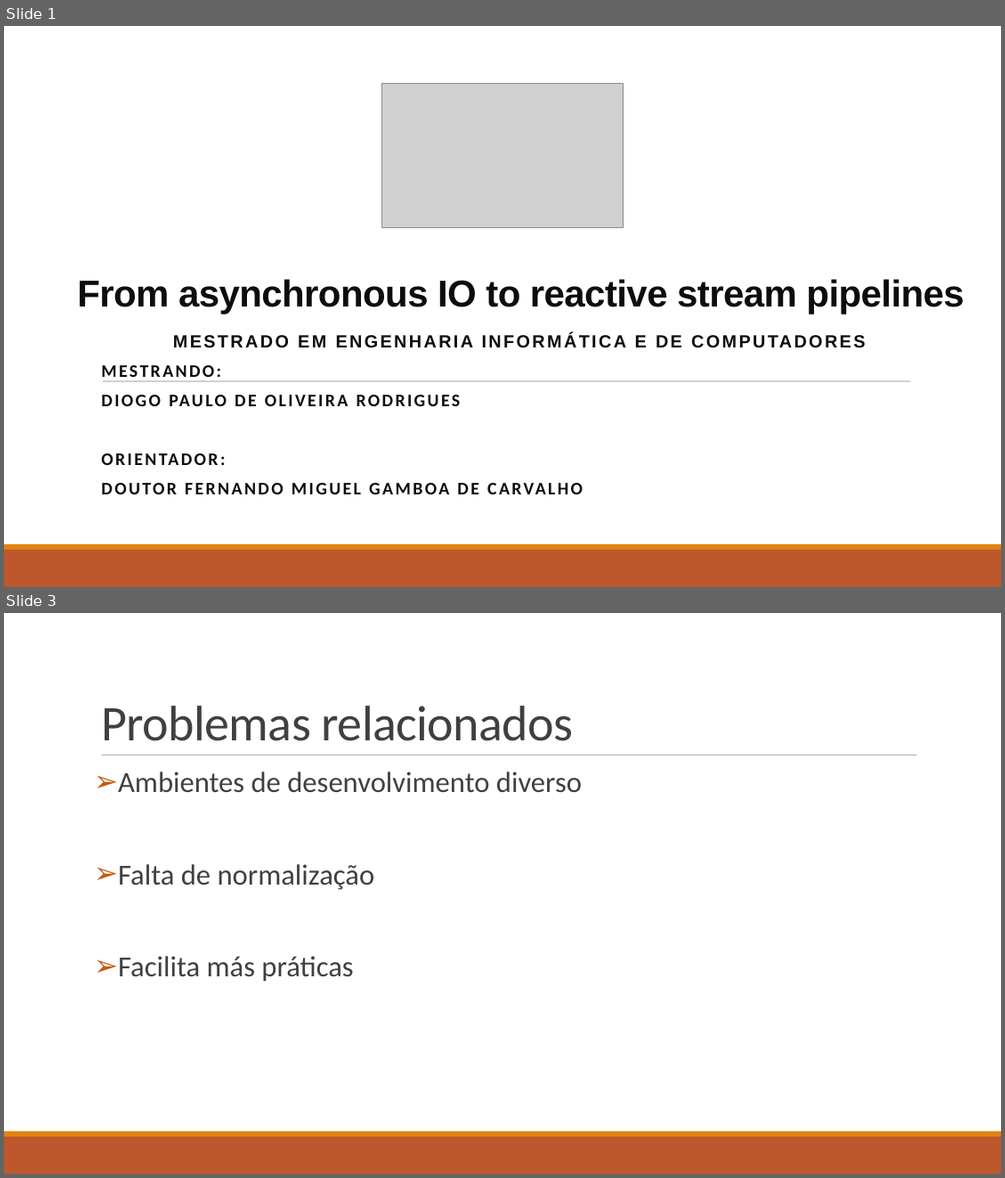
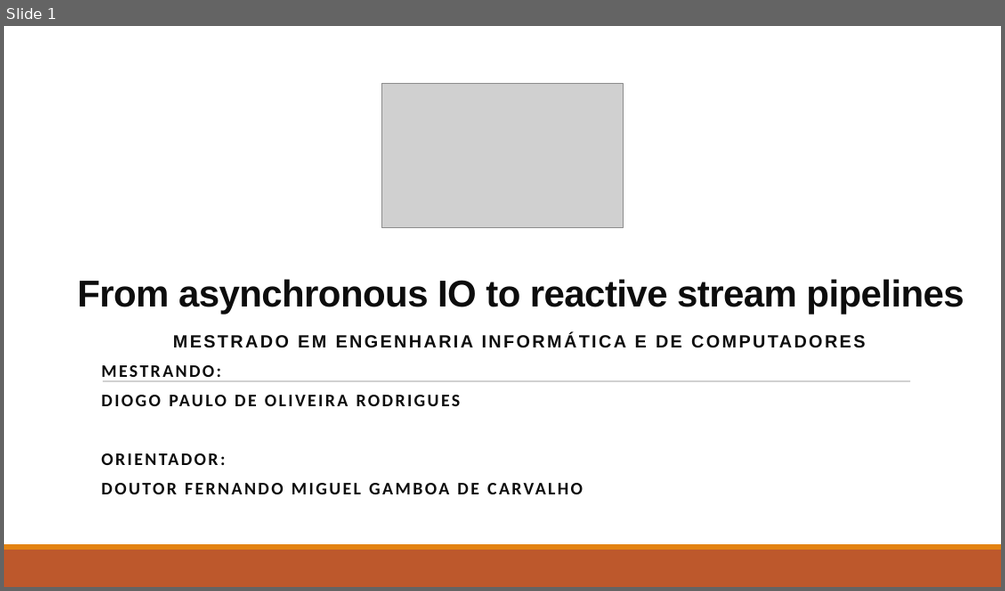
Before and after one commit to isel-sw-projects/2021-asyncio-pipelines, a slide deck: From asynchronous IO to reactive stream pipelines.ppt.odp. Shown one above the other, each under a label of ours: slides 1 and 3 before the commit, slide 1 after it; the slides between them are not shown. The pictures are 1005x1178 and 1005x591 pixels, drawn with LibreOffice and Linux fonts; fonts in the diff are those of the drawing; grey boxes stand for pictures. Boxes give left, top, right and bottom in pixels: in the first picture for what was removed or moved away, otherwise in the second. Text is boxed around its words. In the diff, an @@ line names an element or a change of style, - is before the commit and + after.

```diff
--- a/From asynchronous IO to reactive stream pipelines.ppt.odp
+++ b/From asynchronous IO to reactive stream pipelines.ppt.odp
@@ slide 3 removed at <box>4,613,1001,1174</box>, background #FFFFFF; not listed: 2 template elements that a slide beside it also shows @@
@@ title removed at <box>101,706,574,741</box> @@
-Problemas relacionados
@@ line removed from (102, 755) to (917, 755) @@
@@ text removed at <box>118,771,582,981</box> @@
-➢ Ambientes de desenvolvimento diverso
-➢ Falta de normalização
-➢ Facilita más práticas
```
Also in this commit, not shown: 4 slides changed, 2 slides added, 5 other slides removed.
